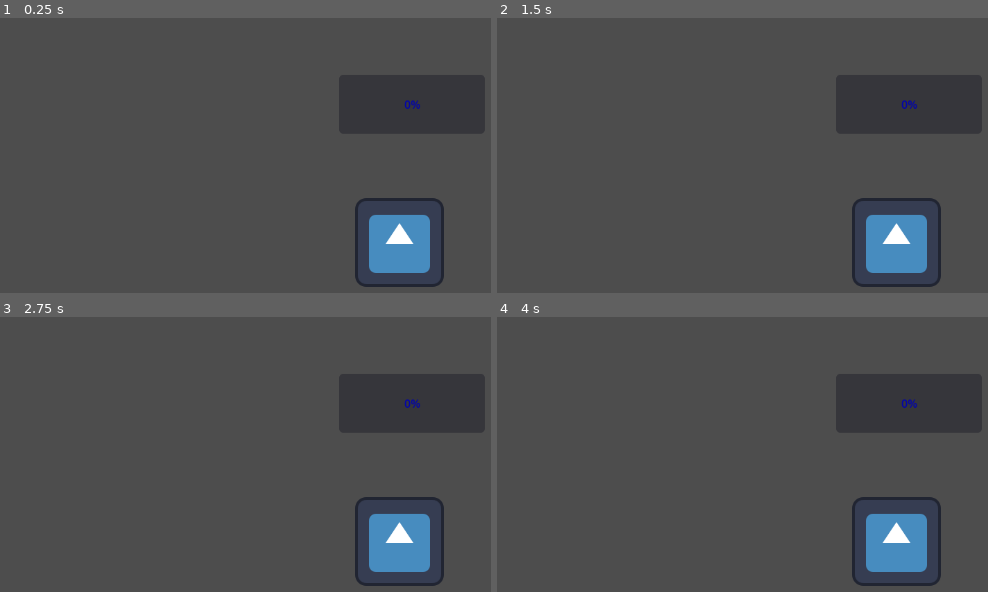
Above: before the commit, frames 1-4 (two rows, left to right).
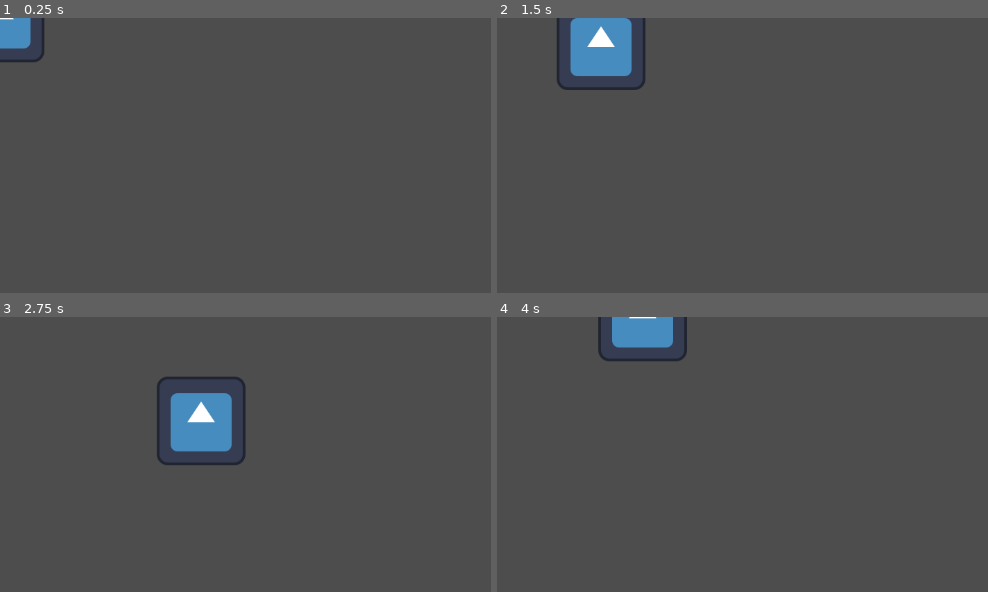
Above: after the commit, the same moments.

Repository: nuaht1/Eksamens-Projekt
Game: Godot game, scene res://node_2d.tscn
Same seed, same stepped clock (60 frames per second), same inputs: the game is played once before the commit and once after it. The engine's default icon, where the game draws it, is replaced by a stand-in: a white triangle on a blue panel in a dark square.
Inputs:
- Up to frame 1 (0.25 s): no input
- Up to frame 2 (1.5 s): tap Enter at 0.5 s; hold Right (ui_right) 0.53-1.28 s; hold Down (ui_down) from 1.28 s (still down)
- Up to frame 3 (2.75 s): release Down (ui_down) at 2.03 s; hold Right (ui_right) from 2.03 s (still down)
- Up to frame 4 (4 s): release Right (ui_right) at 2.78 s; hold Up (ui_up) 2.78-3.53 s; hold Left (ui_left) from 3.53 s (still down)

The runs differ from the first frame. In frame 1, 4.3% of the frame differs, in the area x 0-91%, y 0-98%; in frame 2, 6.6%; in frame 3, 6.8%, in the area x 31-91%, y 21-98%; in frame 4, 5.2%.

Commit message:
Movement fix

Diff:
--- a/eksamens-projekt/acid_slime.gd
+++ /dev/null
@@ -1,24 +0,0 @@
-extends CharacterBody2D
-
-@export var speed: float = 150.0
-
-@onready var agent: NavigationAgent2D = $NavigationAgent2D
-@onready var player: Node2D = get_tree().get_first_node_in_group("player")
-
-func _ready() -> void:
-	if player:
-		agent.target_position = player.global_position
-
-func _physics_process(delta: float) -> void:
-	if not player:
-		return
-
-	agent.target_position = player.global_position
-
-	var direction = agent.get_next_path_position() - global_position
-
-	if direction.length() > 1.0:
-		velocity = direction.normalized() * speed
-		move_and_slide()
-	else:
-		velocity = Vector2.ZERO
--- a/eksamens-projekt/acid_slime.tscn
+++ /dev/null
@@ -1,17 +0,0 @@
-[gd_scene load_steps=3 format=3 uid="uid://cs8tkrviq1o0a"]
-
-[ext_resource type="Texture2D" uid="uid://dhxbajwqj3o7j" path="res://icon.svg" id="2_aq6m0"]
-
-[sub_resource type="RectangleShape2D" id="RectangleShape2D_aq6m0"]
-
-[node name="AcidSlime" type="CharacterBody2D"]
-
-[node name="Sprite2D" type="Sprite2D" parent="."]
-position = Vector2(-64, -92)
-scale = Vector2(0.226562, 0.164062)
-texture = ExtResource("2_aq6m0")
-
-[node name="CollisionShape2D" type="CollisionShape2D" parent="."]
-shape = SubResource("RectangleShape2D_aq6m0")
-
-[node name="NavigationAgent2D" type="NavigationAgent2D" parent="."]
--- a/eksamens-projekt/node_2d.tscn
+++ b/eksamens-projekt/node_2d.tscn
@@ -1,40 +1,17 @@
-[gd_scene load_steps=5 format=3 uid="uid://bkkjhys5ah2op"]
+[gd_scene load_steps=4 format=3 uid="uid://bkkjhys5ah2op"]
 
 [ext_resource type="Script" uid="uid://dcxgmw6nod8eh" path="res://player.gd" id="1_0e48y"]
 [ext_resource type="Texture2D" uid="uid://dhxbajwqj3o7j" path="res://icon.svg" id="1_wtcfe"]
 
 [sub_resource type="RectangleShape2D" id="RectangleShape2D_y32ns"]
 
-[sub_resource type="NavigationPolygon" id="NavigationPolygon_wtcfe"]
-vertices = PackedVector2Array(565.953, 312, -566.961, 312.992, -565.031, -313, 563.047, -313)
-polygons = Array[PackedInt32Array]([PackedInt32Array(0, 1, 2, 3)])
-outlines = Array[PackedVector2Array]([PackedVector2Array(-575, -323, 573, -323, 576, 322, -577, 323)])
-
 [node name="Node2D" type="Node2D"]
 
-[node name="Player" type="CharacterBody2D" parent="."]
+[node name="CharacterBody2D" type="CharacterBody2D" parent="."]
 script = ExtResource("1_0e48y")
 
-[node name="CollisionShape2D" type="CollisionShape2D" parent="Player"]
+[node name="CollisionShape2D" type="CollisionShape2D" parent="CharacterBody2D"]
 shape = SubResource("RectangleShape2D_y32ns")
 
-[node name="NavigationRegion2D" type="NavigationRegion2D" parent="Player"]
-visible = false
-position = Vector2(0, -2)
-navigation_polygon = SubResource("NavigationPolygon_wtcfe")
-
-[node name="Camera2D" type="Camera2D" parent="Player"]
-
-[node name="Sprite2D" type="Sprite2D" parent="Player"]
+[node name="Sprite2D" type="Sprite2D" parent="CharacterBody2D"]
 texture = ExtResource("1_wtcfe")
-
-[node name="CanvasLayer" type="CanvasLayer" parent="."]
-
-[node name="ProgressBar" type="ProgressBar" parent="CanvasLayer"]
-modulate = Color(0.0941176, 0.298039, 1, 1)
-self_modulate = Color(0.0784314, 0.054902, 0.713726, 1)
-offset_left = 489.0
-offset_top = 82.0
-offset_right = 699.0
-offset_bottom = 167.0
-metadata/_edit_use_anchors_ = true
--- a/eksamens-projekt/player.gd
+++ b/eksamens-projekt/player.gd
@@ -1,18 +1,17 @@
 extends CharacterBody2D
 
-# Adjustable movement speed
 @export var move_speed: float = 200.0
 
-func _physics_process(delta: float) -> void:
+func _physics_process(_delta: float) -> void:
 	var direction = Vector2.ZERO
 
-	if Input.is_action_pressed("ui_right") or Input.is_action_pressed("move_right"):
+	if Input.is_action_pressed("ui_right"):
 		direction.x += 1
-	if Input.is_action_pressed("ui_left") or Input.is_action_pressed("move_left"):
+	if Input.is_action_pressed("ui_left"):
 		direction.x -= 1
-	if Input.is_action_pressed("ui_down") or Input.is_action_pressed("move_down"):
+	if Input.is_action_pressed("ui_down"):
 		direction.y += 1
-	if Input.is_action_pressed("ui_up") or Input.is_action_pressed("move_up"):
+	if Input.is_action_pressed("ui_up"):
 		direction.y -= 1
 
 	direction = direction.normalized()
Not shown, removed: eksamens-projekt/acid_slime.gd.uid
